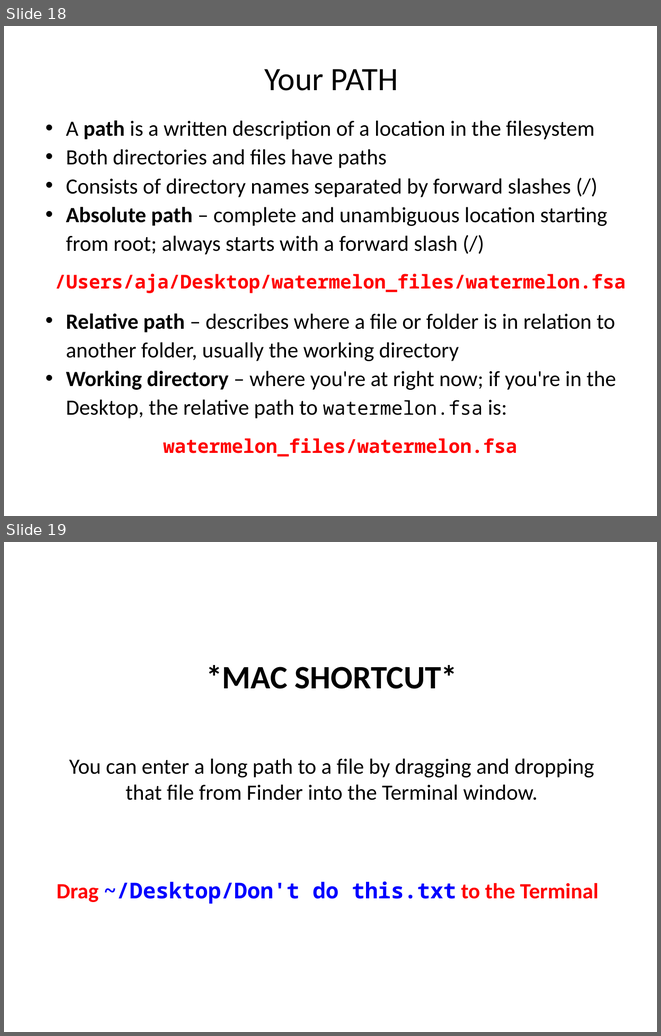
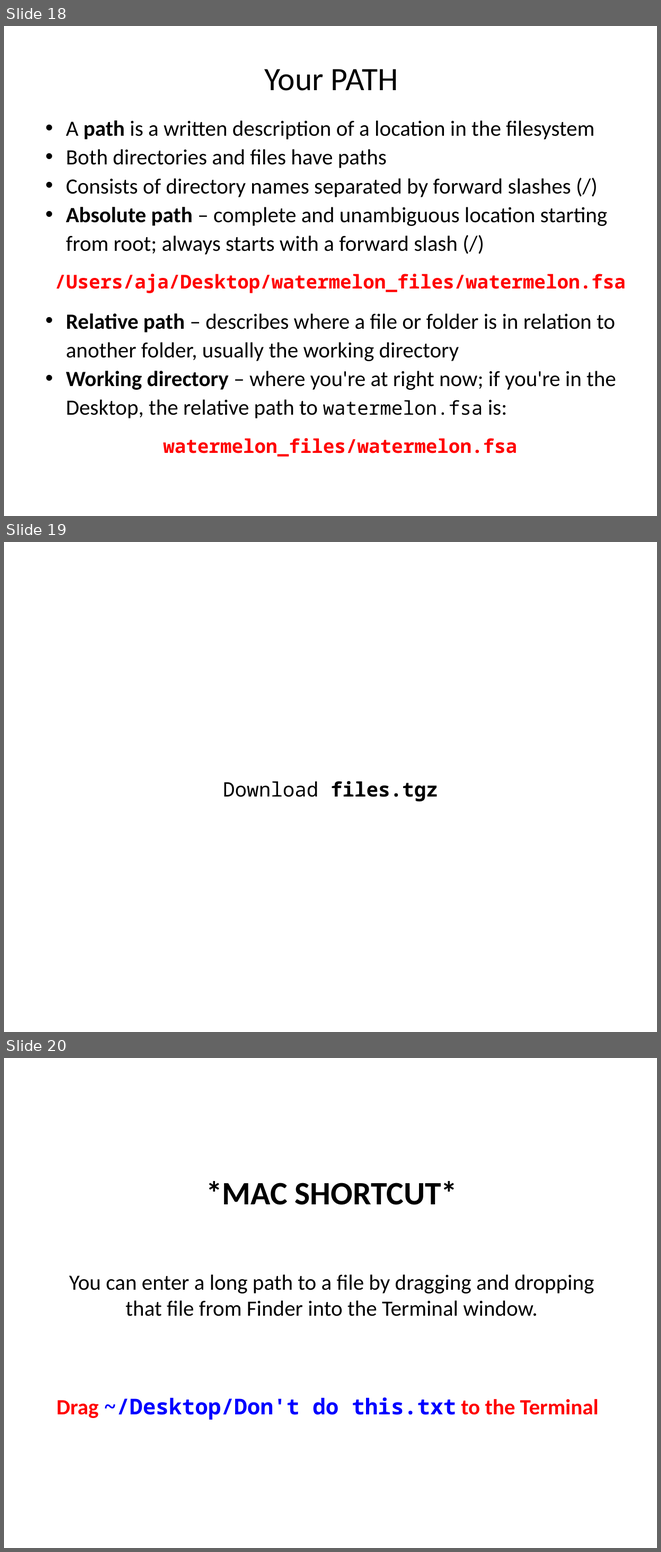
Before and after one commit to andrewalverson/BIOL51573-2026S, a slide deck: lectures/01_intro.pptx. Shown one above the other, each under a label of ours: slides 18 and 19 before the commit, slides 18, 19 and 20 after it. The pictures are 661x1036 and 661x1552 pixels, drawn with LibreOffice and Linux fonts; fonts in the diff are those of the drawing. Boxes give left, top, right and bottom in pixels: in the first picture for what was removed or moved away, otherwise in the second. Text is boxed around its words. In the diff, an @@ line names an element or a change of style, - is before the commit and + after.

```diff
--- a/lectures/01_intro.pptx
+++ b/lectures/01_intro.pptx
@@ slide 19 added at (4, 542, 657, 1032), background #FFFFFF @@
@@ text added at (223, 780, 438, 802), 22 pt, text #000000, bold @@
+Download files.tgz
@@ what was slide 19 is now slide 20 @@
```
Also in this commit, not shown: 2 slides changed.
